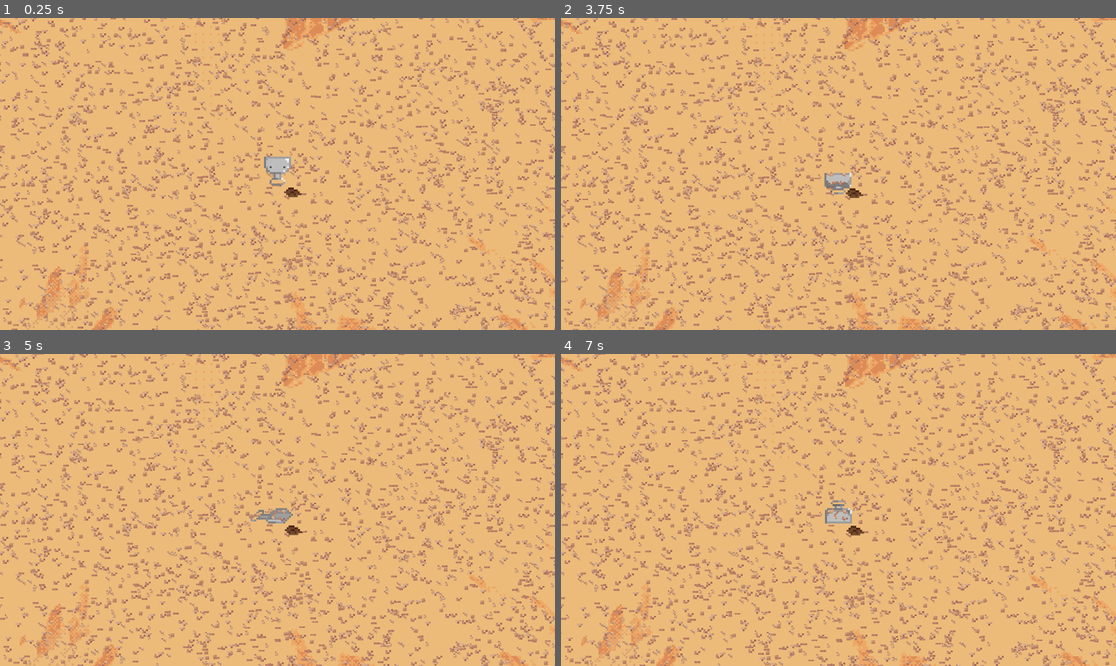
Above: before the commit, frames 1-4 (two rows, left to right).
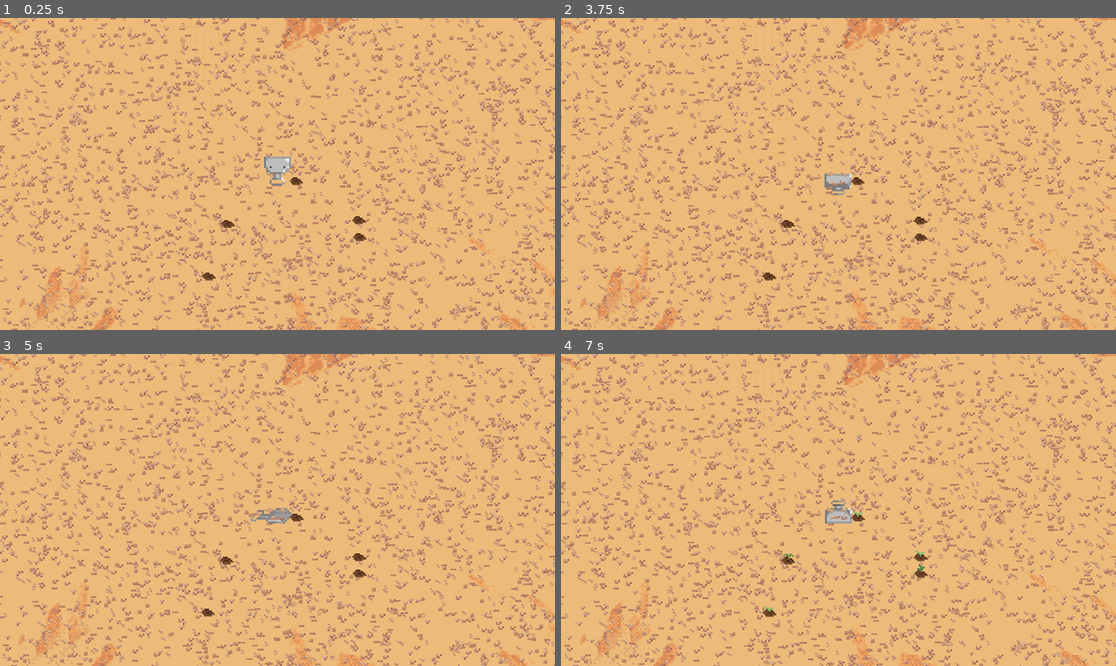
Above: after the commit, the same moments.

Repository: pmartin1/palita_github_repository
Game: Godot game, scene res://scenes/juego.tscn
The game is run twice, just before and just after one commit, with the same random seed, the same clock (stepped at 60 frames per second) and the same inputs.
Inputs (mouse positions are in pixels of both pictures, inside the frame that each line leads up to):
- Up to frame 1 (0.25 s): no input
- Up to frame 2 (3.75 s): move the mouse to (810, 236) at 0.52 s; hold Right mouse button (toggle_crouch) 0.53-1.28 s; click (810, 236) at 0.67 s; move the mouse to (1005, 220) at 1.27 s; click (1005, 220) at 1.35 s; move the mouse to (672, 127) at 2.02 s; hold Right mouse button (toggle_crouch) 2.03-2.78 s; click (672, 127) at 2.17 s; move the mouse to (866, 174) at 2.77 s; click (866, 174) at 2.85 s; move the mouse to (755, 96) at 3.52 s; hold Right mouse button (toggle_crouch) from 3.53 s (still down); click (755, 96) at 3.67 s
- Up to frame 3 (5 s): move the mouse to (399, 494) at 4.27 s; release Right mouse button (toggle_crouch) at 4.28 s; click (399, 494) at 4.35 s
- Up to frame 4 (7 s): move the mouse to (727, 525) at 5.02 s; hold Right mouse button (toggle_crouch) 5.03-5.78 s; click (727, 525) at 5.17 s; move the mouse to (894, 441) at 5.77 s; click (894, 441) at 5.85 s; move the mouse to (810, 572) at 6.52 s; hold Right mouse button (toggle_crouch) from 6.53 s (still down); click (810, 572) at 6.67 s

The runs differ from the first frame. In frame 1, 0.4% of the frame differs, in the area x 35-68%, y 33-85%; in frame 2, 5.7%; in frame 3, 16%; in frame 4, 16%, in the area x 0-100%, y 0-100%.

Commit message:
pre collision change

Diff:
--- a/scenes/jugador.tscn
+++ b/scenes/jugador.tscn
@@ -1,6 +1,6 @@
 [gd_scene load_steps=74 format=3 uid="uid://cyutw7vax147r"]
 
-[ext_resource type="Script" uid="uid://cjm4v7dv7fq5r" path="res://scripts/movimiento_jugador.gd" id="1_lhlt4"]
+[ext_resource type="Script" uid="uid://cjm4v7dv7fq5r" path="res://scripts/jugador.gd" id="1_lhlt4"]
 [ext_resource type="Texture2D" uid="uid://dlw3cunivk4dm" path="res://assets/sprites/palita.png" id="2_lhlt4"]
 [ext_resource type="Texture2D" uid="uid://bh4txdisgnxoj" path="res://assets/sprites/palita 2.0.png" id="3_28edd"]
 
--- a/scenes/planta.tscn
+++ b/scenes/planta.tscn
@@ -23,6 +23,58 @@
 atlas = ExtResource("2_xn2fm")
 region = Rect2(64, 0, 16, 16)
 
+[sub_resource type="AtlasTexture" id="AtlasTexture_jgb6y"]
+atlas = ExtResource("2_xn2fm")
+region = Rect2(16, 16, 16, 16)
+
+[sub_resource type="AtlasTexture" id="AtlasTexture_xn2fm"]
+atlas = ExtResource("2_xn2fm")
+region = Rect2(32, 16, 16, 16)
+
+[sub_resource type="AtlasTexture" id="AtlasTexture_5hplj"]
+atlas = ExtResource("2_xn2fm")
+region = Rect2(48, 16, 16, 16)
+
+[sub_resource type="AtlasTexture" id="AtlasTexture_tbsjn"]
+atlas = ExtResource("2_xn2fm")
+region = Rect2(64, 16, 16, 16)
+
+[sub_resource type="AtlasTexture" id="AtlasTexture_ggisn"]
+atlas = ExtResource("2_xn2fm")
+region = Rect2(0, 0, 16, 16)
+
+[sub_resource type="AtlasTexture" id="AtlasTexture_bnyj3"]
+atlas = ExtResource("2_xn2fm")
+region = Rect2(16, 32, 16, 16)
+
+[sub_resource type="AtlasTexture" id="AtlasTexture_echmo"]
+atlas = ExtResource("2_xn2fm")
+region = Rect2(32, 32, 16, 16)
+
+[sub_resource type="AtlasTexture" id="AtlasTexture_17cri"]
+atlas = ExtResource("2_xn2fm")
+region = Rect2(48, 32, 16, 16)
+
+[sub_resource type="AtlasTexture" id="AtlasTexture_h33k2"]
+atlas = ExtResource("2_xn2fm")
+region = Rect2(64, 32, 16, 16)
+
+[sub_resource type="AtlasTexture" id="AtlasTexture_bgmxx"]
+atlas = ExtResource("2_xn2fm")
+region = Rect2(16, 48, 16, 16)
+
+[sub_resource type="AtlasTexture" id="AtlasTexture_iahgl"]
+atlas = ExtResource("2_xn2fm")
+region = Rect2(32, 48, 16, 16)
+
+[sub_resource type="AtlasTexture" id="AtlasTexture_t52ih"]
+atlas = ExtResource("2_xn2fm")
+region = Rect2(48, 48, 16, 16)
+
+[sub_resource type="AtlasTexture" id="AtlasTexture_prmdn"]
+atlas = ExtResource("2_xn2fm")
+region = Rect2(64, 48, 16, 16)
+
 [sub_resource type="SpriteFrames" id="SpriteFrames_5hplj"]
 animations = [{
 "frames": [{
@@ -72,25 +124,145 @@
 "loop": true,
 "name": &"p2_lvl0",
 "speed": 5.0
+}, {
+"frames": [{
+"duration": 1.0,
+"texture": SubResource("AtlasTexture_jgb6y")
+}],
+"loop": true,
+"name": &"p2_lvl1",
+"speed": 5.0
+}, {
+"frames": [{
+"duration": 1.0,
+"texture": SubResource("AtlasTexture_xn2fm")
+}],
+"loop": true,
+"name": &"p2_lvl2",
+"speed": 5.0
+}, {
+"frames": [{
+"duration": 1.0,
+"texture": SubResource("AtlasTexture_5hplj")
+}],
+"loop": true,
+"name": &"p2_lvl3",
+"speed": 5.0
+}, {
+"frames": [{
+"duration": 1.0,
+"texture": SubResource("AtlasTexture_tbsjn")
+}],
+"loop": true,
+"name": &"p2_lvl4",
+"speed": 5.0
+}, {
+"frames": [{
+"duration": 1.0,
+"texture": SubResource("AtlasTexture_ggisn")
+}],
+"loop": true,
+"name": &"p3_lvl0",
+"speed": 5.0
+}, {
+"frames": [{
+"duration": 1.0,
+"texture": SubResource("AtlasTexture_bnyj3")
+}],
+"loop": true,
+"name": &"p3_lvl1",
+"speed": 5.0
+}, {
+"frames": [{
+"duration": 1.0,
+"texture": SubResource("AtlasTexture_echmo")
+}],
+"loop": true,
+"name": &"p3_lvl2",
+"speed": 5.0
+}, {
+"frames": [{
+"duration": 1.0,
+"texture": SubResource("AtlasTexture_17cri")
+}],
+"loop": true,
+"name": &"p3_lvl3",
+"speed": 5.0
+}, {
+"frames": [{
+"duration": 1.0,
+"texture": SubResource("AtlasTexture_h33k2")
+}],
+"loop": true,
+"name": &"p3_lvl4",
+"speed": 5.0
+}, {
+"frames": [{
+"duration": 1.0,
+"texture": SubResource("AtlasTexture_ggisn")
+}],
+"loop": true,
+"name": &"p4_lvl0",
+"speed": 5.0
+}, {
+"frames": [{
+"duration": 1.0,
+"texture": SubResource("AtlasTexture_bgmxx")
+}],
+"loop": true,
+"name": &"p4_lvl1",
+"speed": 5.0
+}, {
+"frames": [{
+"duration": 1.0,
+"texture": SubResource("AtlasTexture_iahgl")
+}],
+"loop": true,
+"name": &"p4_lvl2",
+"speed": 5.0
+}, {
+"frames": [{
+"duration": 1.0,
+"texture": SubResource("AtlasTexture_t52ih")
+}],
+"loop": true,
+"name": &"p4_lvl3",
+"speed": 5.0
+}, {
+"frames": [{
+"duration": 1.0,
+"texture": SubResource("AtlasTexture_prmdn")
+}],
+"loop": true,
+"name": &"p4_lvl4",
+"speed": 5.0
 }]
 
 [sub_resource type="CircleShape2D" id="CircleShape2D_tbsjn"]
-radius = 4.0
+radius = 3.0
 
 [node name="planta" type="RigidBody2D"]
 collision_layer = 3
+collision_mask = 2
+mass = 0.55
 gravity_scale = 0.0
+lock_rotation = true
+linear_damp = 8.0
+angular_damp = 8.0
 script = ExtResource("1_jgb6y")
 
 [node name="sprite" type="AnimatedSprite2D" parent="."]
 position = Vector2(0, -5)
+scale = Vector2(0.795, 0.795)
 sprite_frames = SubResource("SpriteFrames_5hplj")
-animation = &"p2_lvl0"
+animation = &"p4_lvl4"
 
 [node name="collsh" type="CollisionShape2D" parent="."]
+position = Vector2(0, -2)
 shape = SubResource("CircleShape2D_tbsjn")
 
 [node name="area" type="Area2D" parent="."]
 
 [node name="area_collsh" type="CollisionShape2D" parent="area"]
+position = Vector2(0, -2)
 shape = SubResource("CircleShape2D_tbsjn")
--- a/scripts/juego.gd
+++ b/scripts/juego.gd
@@ -15,9 +15,9 @@
 
 	var PlantaScene = preload("res://scenes/planta.tscn")
 
-	for i in range(1):
+	for i in range(5):
 		var planta = PlantaScene.instantiate()  # ✅ Create an instance
-		var rand_x = randf_range(-10, 10)
-		var rand_y = randf_range(-10, 10)
+		var rand_x = randf_range(-50, 50)
+		var rand_y = randf_range(-50, 50)
 		planta.global_position = Vector2(rand_x, rand_y)
 		add_child(planta)
--- a/scripts/planta.gd
+++ b/scripts/planta.gd
@@ -1,19 +1,64 @@
 extends RigidBody2D
 
-var rand
-var nplanta = 1
-var level = 0
-var final_seed_level = 4
+var nplanta := 1
+var level := 0
+var levelup := 1
+var final_seed_level := 4
+var home_position: Vector2
+var planta_arrancada := false
+var animacion: String
+const SPRING_STIFFNESS = 100.0
+
+func set_collision_layer_bit(layer: int, enabled: bool) -> void:
+	if enabled:
+		collision_layer |= 1 << (layer - 1)  # Turn ON bit
+	else:
+		collision_layer &= ~(1 << (layer - 1))  # Turn OFF bit
+
+func set_collision_mask_bit(layer: int, enabled: bool) -> void:
+	if enabled:
+		collision_mask |= 1 << (layer - 1)
+	else:
+		collision_mask &= ~(1 << (layer - 1))
 
 func _ready() -> void:
+	home_position = global_position
 	randomize()
-	nplanta = randi_range(1, 2)
+	nplanta = randi_range(1, 4)
+	animacion = "p" + str(nplanta) + "_lvl" + str(level)
+	$sprite.play(animacion)
+	crecimiento()
+	lock_rotation = true
+	set_collision_layer_bit(2, true)
+	set_collision_layer_bit(1, true)
+
 
 func crecimiento():
 	if level == final_seed_level:
+		linear_velocity = Vector2.ZERO
+		angular_velocity = 0.0
 		return
-	while level <= final_seed_level:
-		await get_tree().create_timer(5.0).timeout
-		level += 1
-		var animacion = "p" + nplanta + "_lvl" + level # Esto funciona pq las variables nplanta y level son dinamicas
-		$sprite.play("animacion")
+	else:
+		while level < final_seed_level:
+			await get_tree().create_timer(5.0).timeout
+			level += levelup
+			animacion = "p" + str(nplanta) + "_lvl" + str(level)
+			$sprite.play(animacion)
+
+func _physics_process(_delta):
+	var to_center = home_position - global_position
+	var distance = to_center.length()
+
+	# Normalize the direction and scale the force based on distance
+	var spring_force = to_center.normalized() * pow(distance, 4) * SPRING_STIFFNESS
+
+	if level == 0 and distance > 2:
+		spring_force = 0
+		levelup = 0
+		planta_arrancada = true
+		lock_rotation = false
+		set_collision_layer_bit(2, true)
+		set_collision_layer_bit(1, false)
+	elif planta_arrancada != true:
+	# Apply the force to return to center
+		apply_force(spring_force)
Not shown: 1 places in scenes/planta.tscn that only renumber resources
Renamed: scripts/movimiento_jugador.gd -> scripts/jugador.gd
Renamed: scripts/movimiento_jugador.gd.uid -> scripts/jugador.gd.uid
